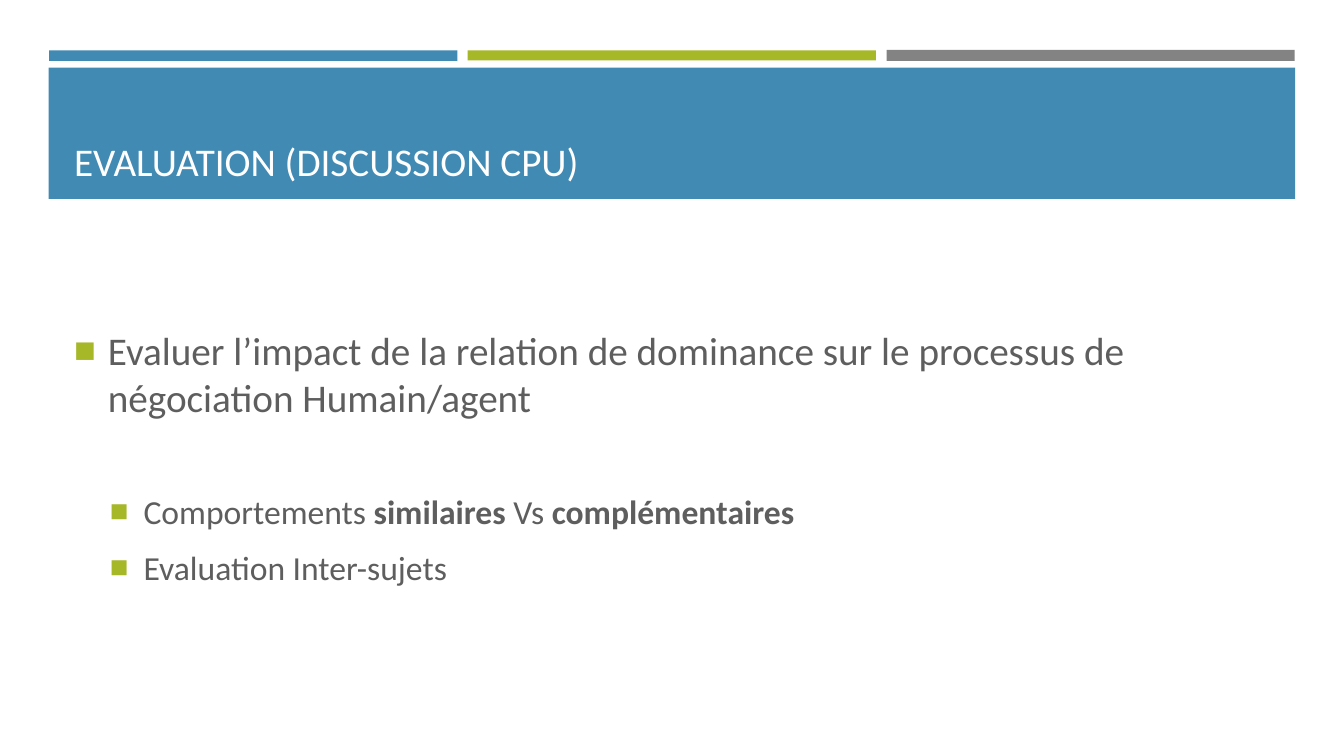
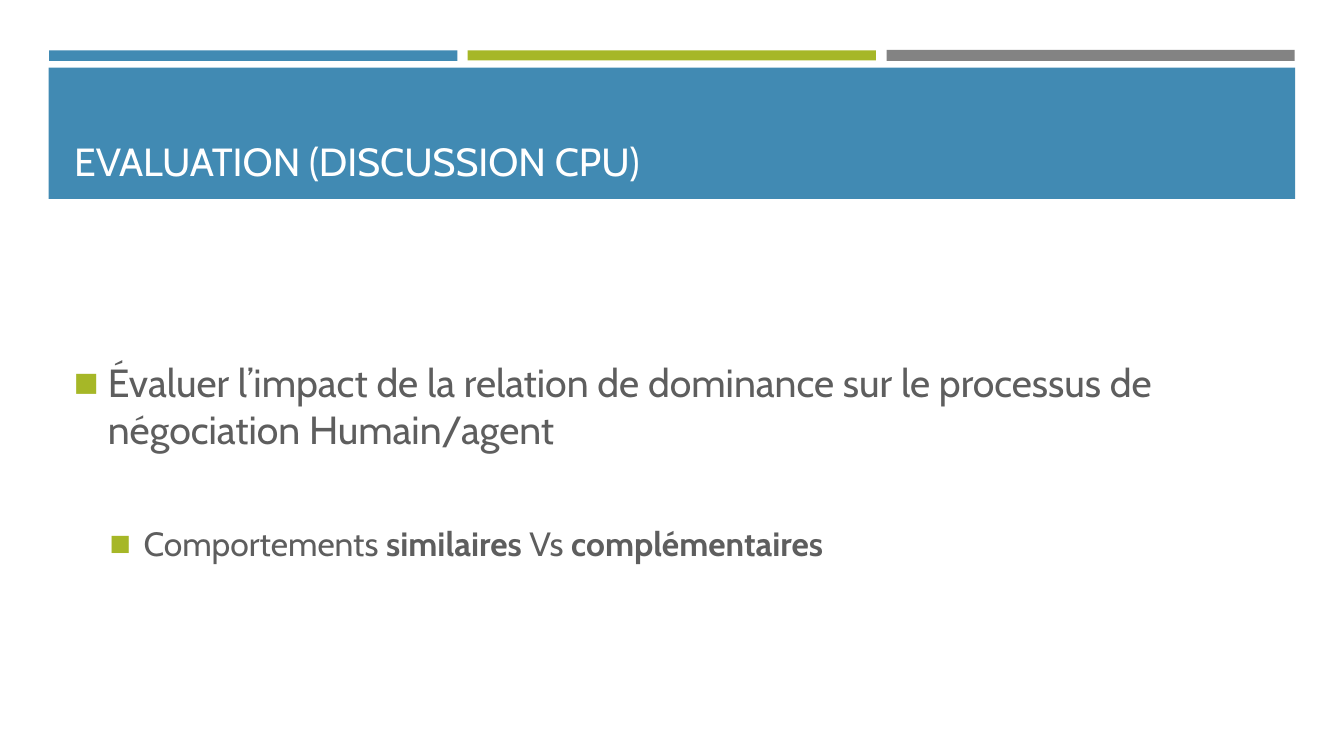
Before and after one commit to Olydia/Discolog, a slide deck: slide 15 of papers/Presentations/Seminaire_CPU/seminaire_13_12.pptx. Drawn at 1344x756 pixels with LibreOffice and Linux fonts; fonts in the diff are those of the drawing. Boxes give left, top, right and bottom in pixels: in the first picture for what was removed or moved away, otherwise in the second. Text is boxed around its words. In the diff, an @@ line names an element or a change of style, - is before the commit and + after.

```diff
--- a/papers/Presentations/Seminaire_CPU/seminaire_13_12.pptx
+++ b/papers/Presentations/Seminaire_CPU/seminaire_13_12.pptx
@@ title "EVALUATION (DISCUSSION CPU)" at <box>74,146,640,182</box>: font Calibri to Cabin; indent changed @@
@@ text at <box>108,364,1152,454</box>: text changed; font Calibri to Cabin @@
-■ Evaluer l’impact de la relation de dominance sur le processus de négociation Humain/agent
+◼ Évaluer l’impact de la relation de dominance sur le processus de négociation Humain/agent
@@ text at <box>144,531,823,564</box>: font Calibri to Cabin in "Comportements similaires Vs complémentaires"; bullet ■ to ◼ @@
@@ text at <box>144,556,447,586</box>: paragraph removed @@
-  ■ Evaluation Inter-sujets
```
Also in this commit, not shown: 16 other slides changed, 1 slide added, 1 slide removed, 4 other files.
